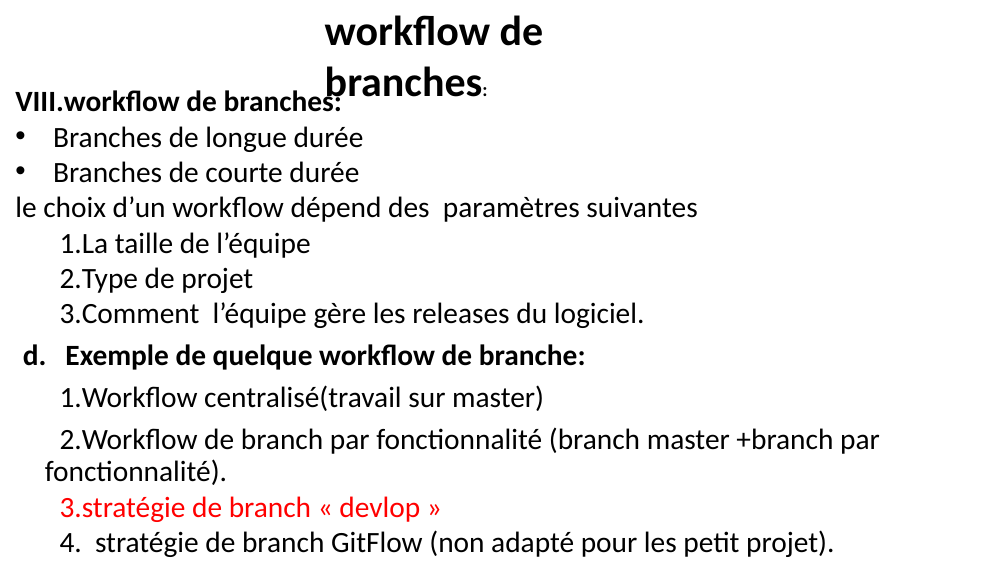
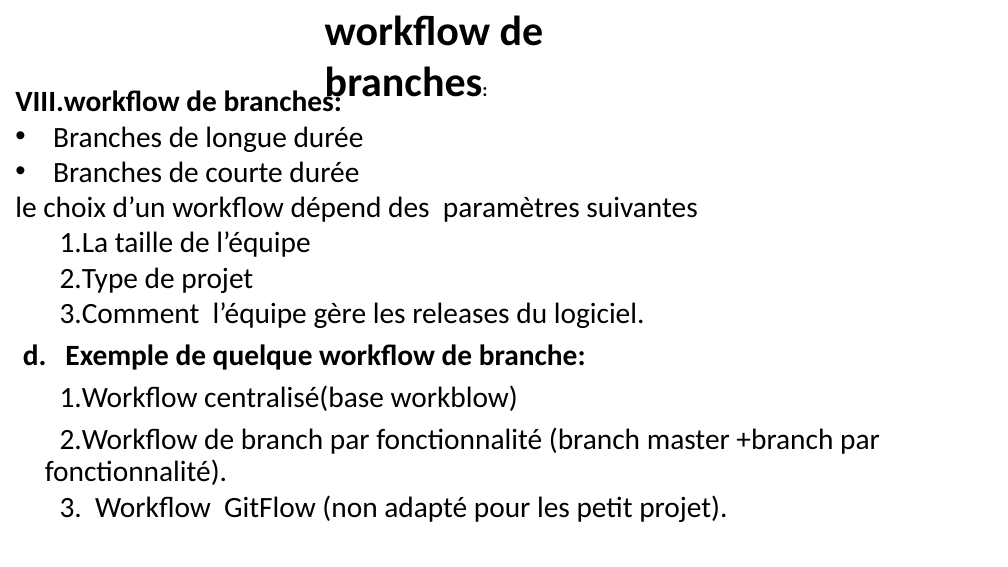
Before and after one commit to belakebiboussad/form, a slide deck: slide 16 of Formation Git.pptx (slide 15 before the commit). Drawn at 1008x567 pixels with LibreOffice and Linux fonts; fonts in the diff are those of the drawing. Boxes give left, top, right and bottom in pixels: in the first picture for what was removed or moved away, otherwise in the second. Text is boxed around its words. In the diff, an @@ line names an element or a change of style, - is before the commit and + after.

```diff
--- a/Formation Git.pptx
+++ b/Formation Git.pptx
@@ text at box(60, 385, 518, 411): text changed @@
-5. Workflow centralisé(travail sur master)
+5. Workflow centralisé(base workblow)
@@ text at box(95, 495, 727, 522): text changed @@
-7. stratégie de branch « devlop »
-8. stratégie de branch GitFlow (non adapté pour les petit projet).
+7. Workflow GitFlow (non adapté pour les petit projet).
```
Also in this commit, not shown: 7 other slides changed, 3 slides added, 1 slide removed, 1 other file.
